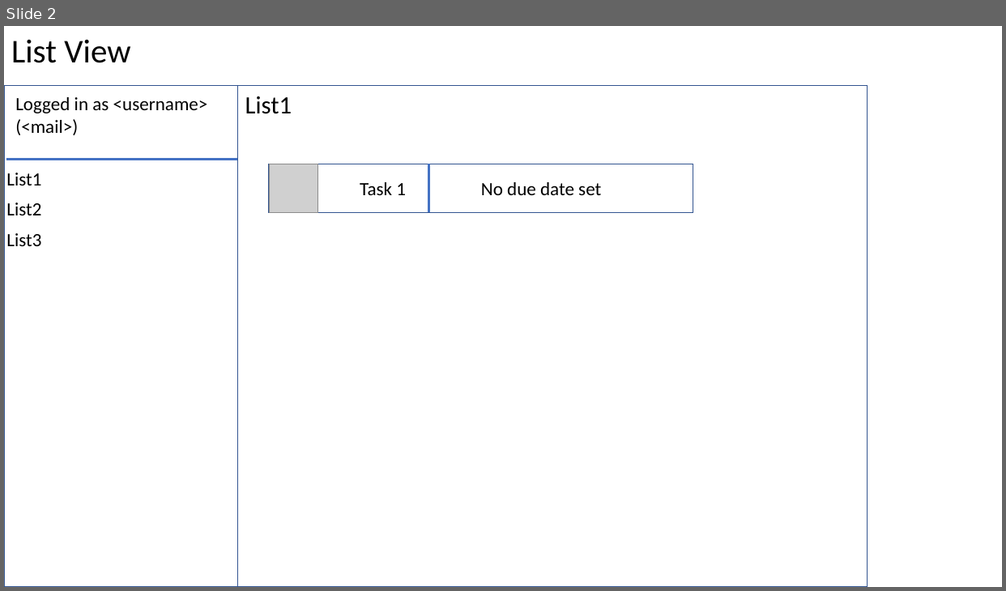
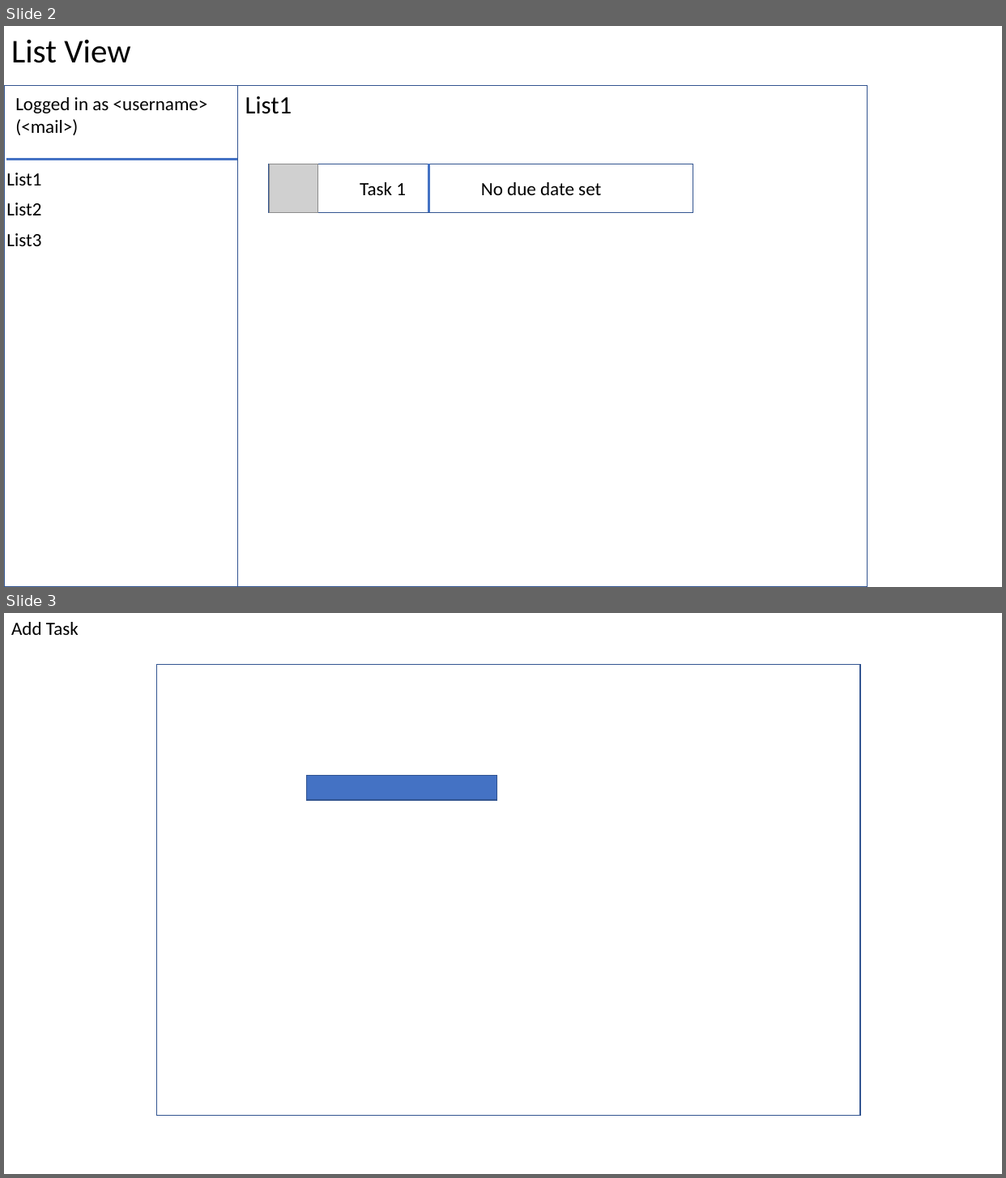
Before and after one commit to fgervasi-cell/Programmentwurf_ASE, a slide deck: mockup.pptx. Shown one above the other, each under a label of ours: slide 2 before the commit, slides 2 and 3 after it. The pictures are 1006x591 and 1006x1178 pixels, drawn with LibreOffice and Linux fonts; fonts in the diff are those of the drawing; grey boxes stand for pictures. Boxes give left, top, right and bottom in pixels: in the first picture for what was removed or moved away, otherwise in the second. Text is boxed around its words. In the diff, an @@ line names an element or a change of style, - is before the commit and + after.

Commit message:
fixed hibernate error; add task form opens now when clicking the corresponding button; onAction of the save button almost implemented

```diff
--- a/mockup.pptx
+++ b/mockup.pptx
@@ slide 3 added at bbox=[4, 613, 1002, 1174], background #FFFFFF @@
@@ text added at bbox=[11, 622, 79, 635], 18 pt, text #000000 @@
+Add Task
@@ rectangle added at bbox=[157, 665, 860, 1116], outline #325491 1 pt @@
@@ rectangle added at bbox=[306, 776, 497, 800], fill #4472C4, outline #325491 1 pt @@
```
Also in this commit, not shown: 10 other files.
